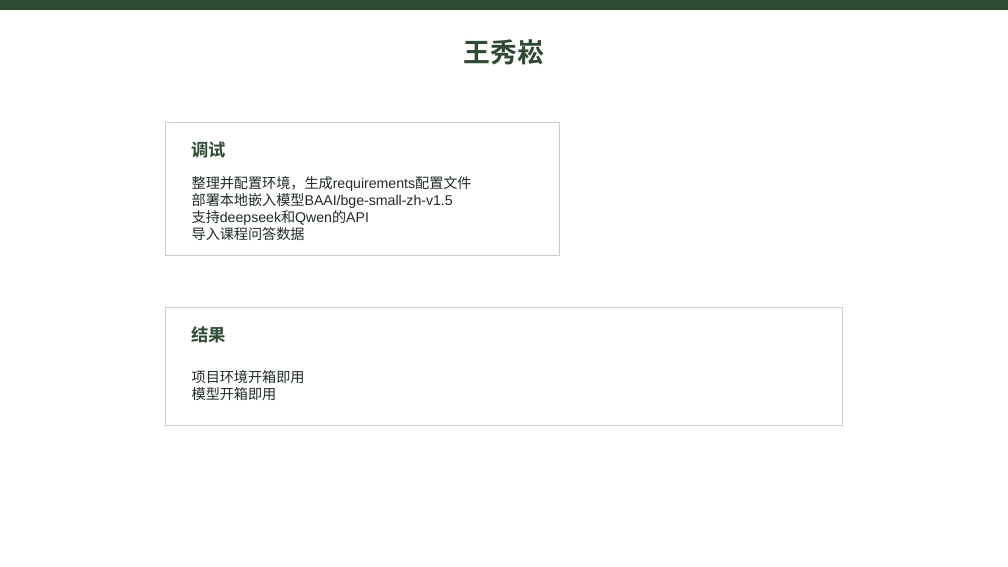
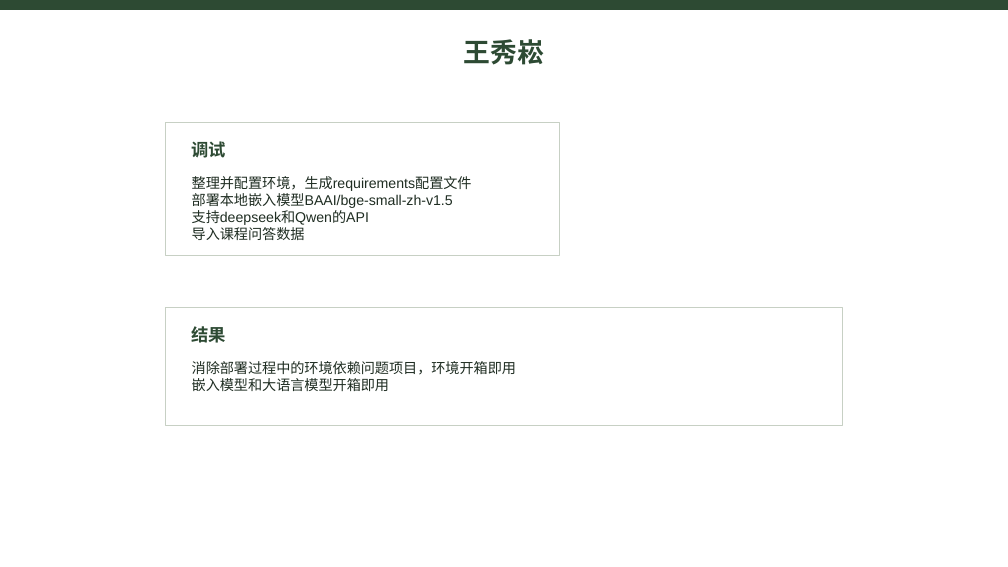
Before and after one commit to fivekilo/myrag, a slide deck: slide 4 of report/myrag总结.pptx. Drawn at 1008x567 pixels with LibreOffice and Linux fonts; fonts in the diff are those of the drawing. Boxes give left, top, right and bottom in pixels: in the first picture for what was removed or moved away, otherwise in the second. Text is boxed around its words. In the diff, an @@ line names an element or a change of style, - is before the commit and + after.

```diff
--- a/report/myrag总结.pptx
+++ b/report/myrag总结.pptx
@@ text at <box>192,361,516,391</box>: text changed @@
-项目环境开箱即用
-模型开箱即用
+消除部署过程中的环境依赖问题项目，环境开箱即用
+嵌入模型和大语言模型开箱即用
```
Also in this commit, not shown: 3 slides added, 2 other files.
